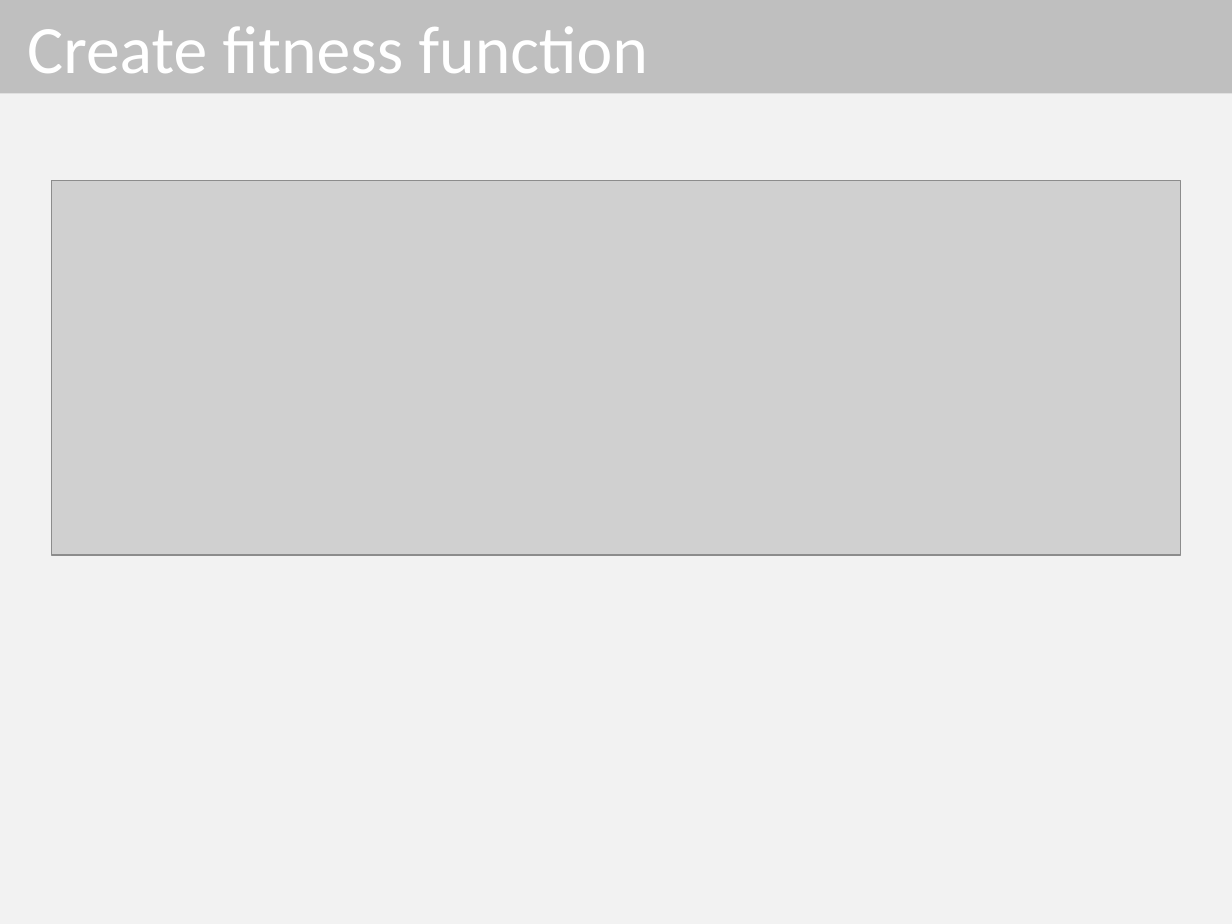
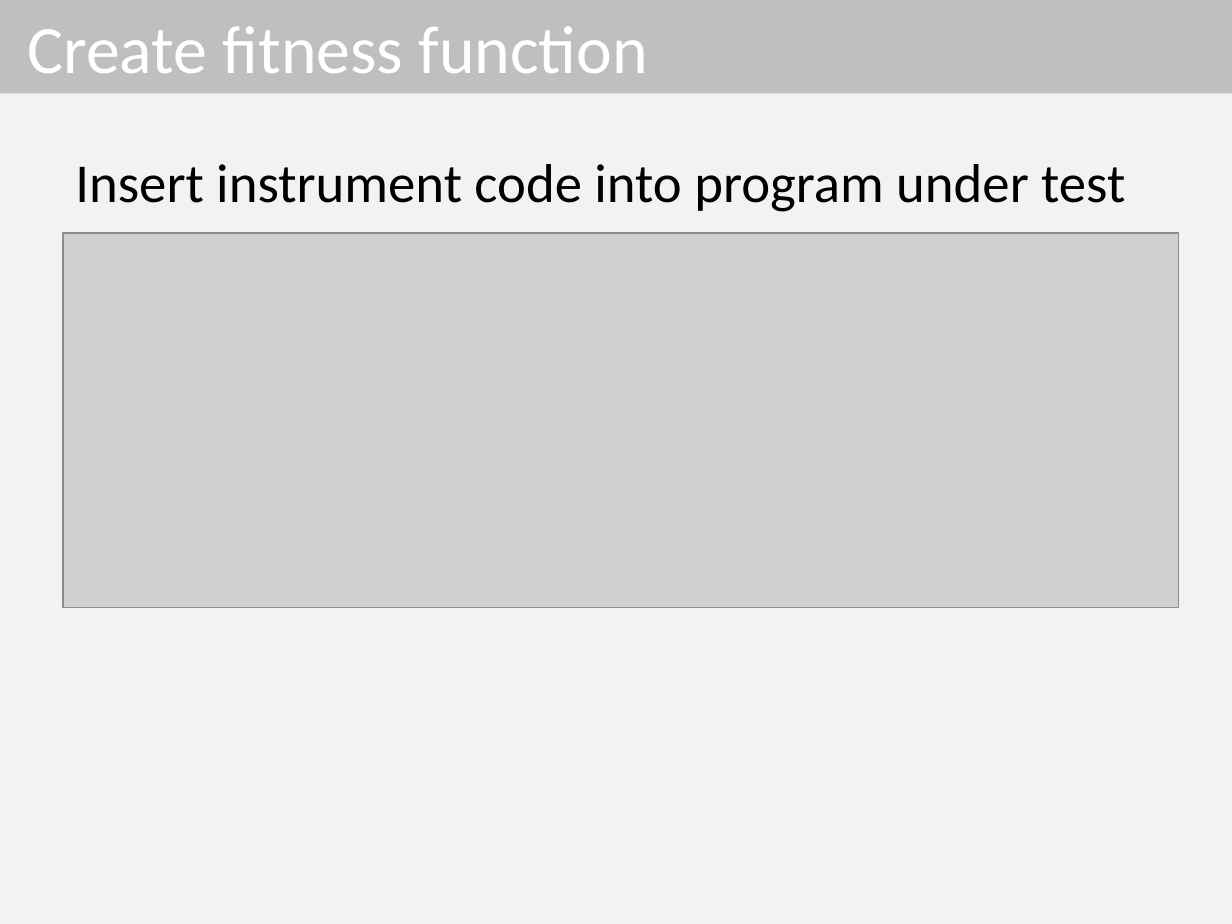
Before and after one commit to dinhngocthi/GAsource, a slide deck: slide 19 of CFT4CUnitSrc/src/report/ACOMP2016_Presentation.pptx. Drawn at 1232x924 pixels with LibreOffice and Linux fonts; fonts in the diff are those of the drawing; grey boxes stand for pictures. Boxes give left, top, right and bottom in pixels: in the first picture for what was removed or moved away, otherwise in the second. Text is boxed around its words. In the diff, an @@ line names an element or a change of style, - is before the commit and + after.

```diff
--- a/CFT4CUnitSrc/src/report/ACOMP2016_Presentation.pptx
+++ b/CFT4CUnitSrc/src/report/ACOMP2016_Presentation.pptx
@@ text added at [75, 164, 1125, 212], 32 pt, text #000000 @@
+Insert instrument code into program under test
@@ picture: place and size @@
-picture at [52, 181, 1181, 556]
+picture at [63, 233, 1179, 607]
```
